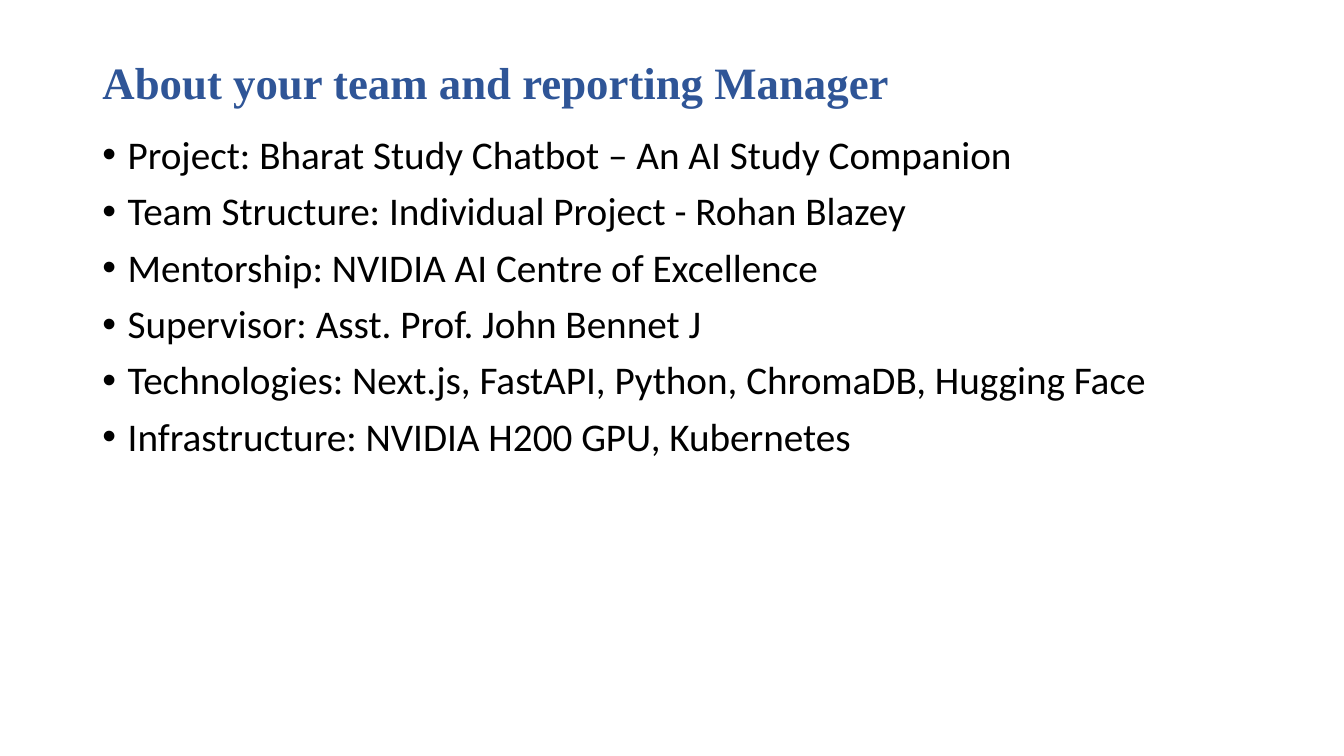
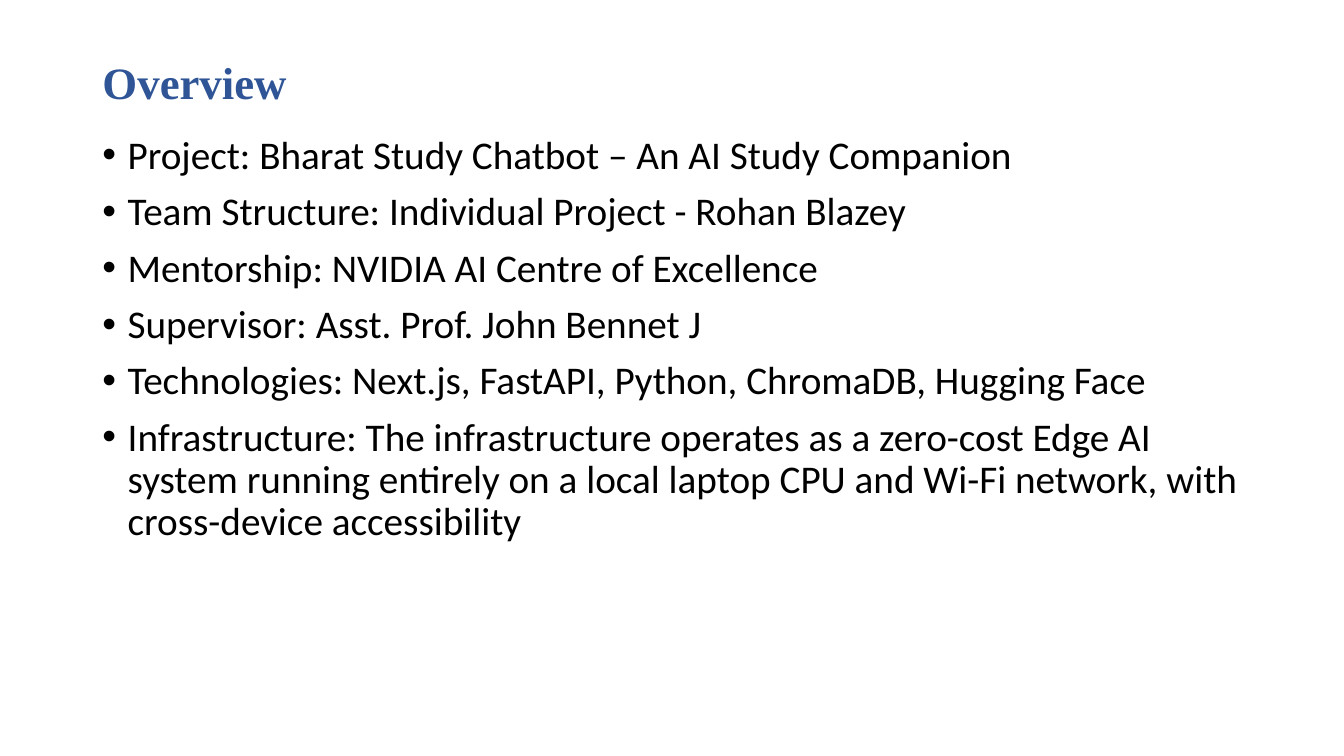
Before and after one commit to ROHAN-BLAZEY/bharat-study-chatbot, a slide deck: slide 3 of Internship Capstone Project/CSS7000-Internship Presentation.pptx (slide 5 before the commit). Drawn at 1344x756 pixels with LibreOffice and Linux fonts; fonts in the diff are those of the drawing; background and template pictures are left out. Boxes give left, top, right and bottom in pixels: in the first picture for what was removed or moved away, otherwise in the second. Text is boxed around its words. In the diff, an @@ line names an element or a change of style, - is before the commit and + after.

```diff
--- a/Internship Capstone Project/CSS7000-Internship Presentation.pptx
+++ b/Internship Capstone Project/CSS7000-Internship Presentation.pptx
@@ title at box(102, 68, 286, 100): text changed @@
-About your team and reporting Manager
+Overview
@@ text at box(128, 423, 1237, 542): text changed @@
-• Infrastructure: NVIDIA H200 GPU, Kubernetes
+• Infrastructure: The infrastructure operates as a zero-cost Edge AI system running entirely on a local laptop CPU and Wi-Fi network, with cross-device accessibility
```
Also in this commit, not shown: 1 slide added, 1 other file.
